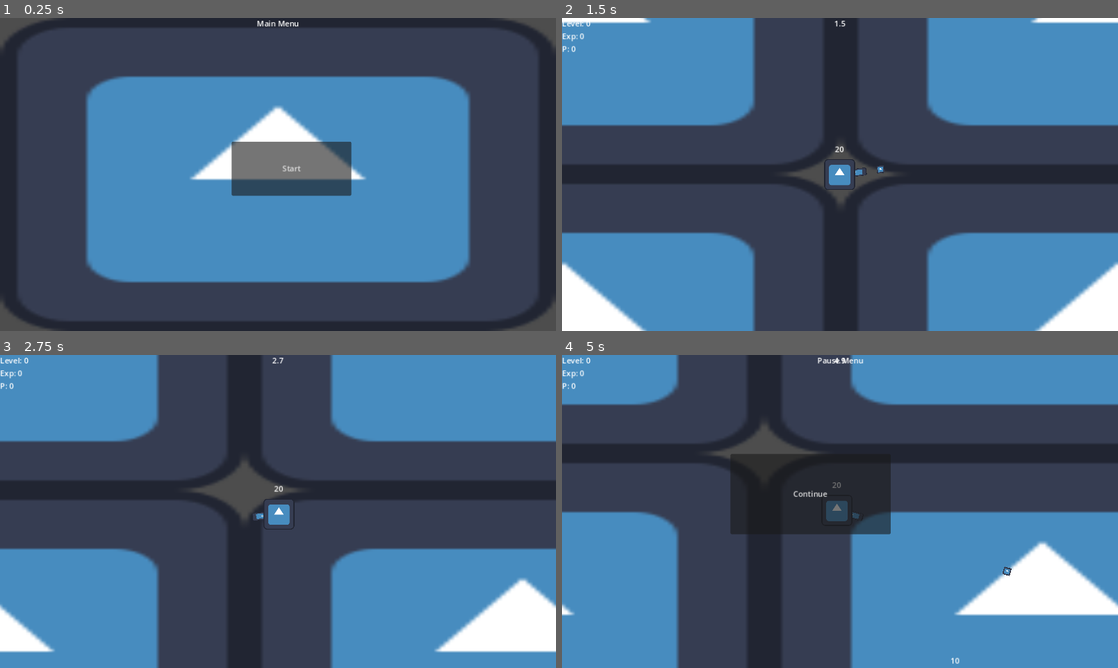
Above: before the commit, frames 1-4 (two rows, left to right).
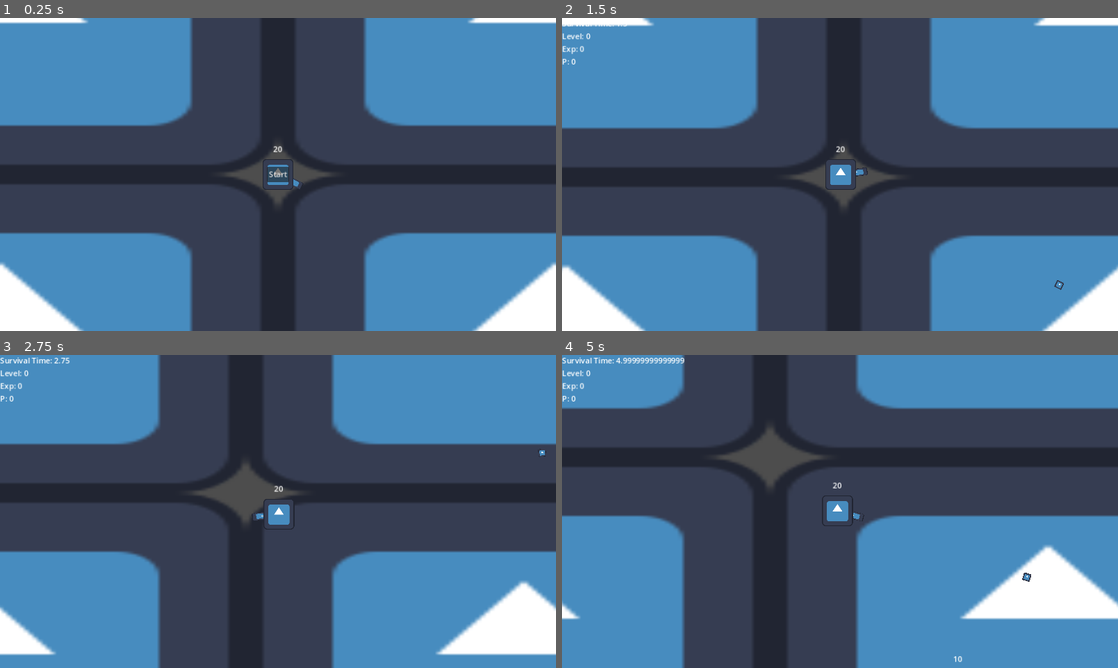
Above: after the commit, the same moments.

Repository: YUK1-0000/vamsavadiepio
Game: Godot game, scene res://World/world.tscn
Two runs of this game, one before a commit and one after it. Both use one fixed random seed, a clock stepped at 60 frames per second and the inputs below. The engine's default icon, where the game draws it, is replaced by a stand-in: a white triangle on a blue panel in a dark square.
Inputs (mouse positions are in pixels of both pictures, inside the frame that each line leads up to):
- Up to frame 1 (0.25 s): no input
- Up to frame 2 (1.5 s): click "Start" at 0.5 s; move the mouse to (962, 158) at 1.27 s; hold D (move_right) from 1.28 s (still down); tap Q (q) at 1.35 s
- Up to frame 3 (2.75 s): move the mouse to (166, 527) at 2.02 s; release D (move_right) at 2.03 s; hold S (move_downward) from 2.03 s (still down); click (166, 527) at 2.1 s; tap Q (q) at 2.3 s
- Up to frame 4 (5 s): move the mouse to (895, 442) at 2.77 s; release S (move_downward) at 2.78 s; hold D (move_right) 2.78-3.53 s; tap Q (q) at 2.85, 3.6, 4.55 s; move the mouse to (812, 574) at 3.52 s; hold W (move_upward) 3.53-4.28 s; move the mouse to (1006, 558) at 4.27 s; press the mouse at (1006, 558) at 4.28 s; hold A (move_left) from 4.28 s (still down); tap Escape (menu) at 4.9 s

The runs differ from the first frame. In frame 1, 74% of the frame differs, in the area x 0-100%, y 0-100%; in frame 2, 5.2%; in frame 3, 4.9%; in frame 4, 13%.

Commit message:
いろいろ変えた

Diff:
--- a/Character.gd
+++ b/Character.gd
@@ -15,6 +15,9 @@
 @export var damage: int
 @export var knockback: int
 @export var penetration: float = INF
+@export var multi_shot: float = 1
+@export var crit_rate: float
+@export var crit_dmg: float = 1
 
 @onready var hp := hp_max
 
@@ -29,13 +32,15 @@
 				velocity = velocity.move_toward(direction * speed, friction * delta)
 
 func bump_into(character: Character) -> void:
-	character.damaged(damage)
+	character.take_damage(
+		damage + int(randf() <= crit_rate) * (crit_dmg - 1) * damage
+	)
 	character.knockedback(velocity.normalized() * knockback)
 	if not penetration:
 		die()
 	penetration -= 1
 
-func damaged(damage: float) -> void:
+func take_damage(damage: float) -> void:
 	hp = max(0, hp - damage)
 
 func knockedback(knockback: Vector2) -> void:
--- a/Game/Game.gd
+++ b/Game/Game.gd
@@ -1,45 +1,41 @@
 extends Node
 
+signal game_start
+signal game_over
+
 @onready var world: Node2D = get_tree().root.get_node("World")
-@onready var main_menu: CanvasLayer = world.get_node("MainMenu")
-@onready var pause_menu: CanvasLayer = world.get_node("PauseMenu")
-@onready var result_menu: CanvasLayer = world.get_node("ResultMenu")
+@onready var player: Player = world.get_node("Player")
 @onready var enemies: Node2D = world.get_node("Enemies")
 @onready var bullets: Node2D = world.get_node("Bullets")
 @onready var spawn_timer: Timer = world.get_node("SpawnTimer")
 
-var player: Player
 var spawn_distance := 800
 var spawn_rate := 1
 var survival_time: float
 
-const PLAYER_SCENE := preload("res://Player/player.tscn")
 const ENEMY_SCENE := preload("res://Enemy/enemy.tscn")
 
 func _ready() -> void:
+	game_start.connect(start)
+	game_over.connect(over)
 	spawn_timer.timeout.connect(spawn_enemy)
 
 func _process(delta: float) -> void:
-	if Input.is_action_just_pressed("menu"):
-		pause_menu.show()
-		world.paused = true
 	survival_time += delta
 
 func start() -> void:
-	player = PLAYER_SCENE.instantiate()
-	world.add_child(player)
 	spawn_timer.start()
 
 func over() -> void:
 	spawn_timer.stop()
 	for enemy in enemies.get_children():
 		enemy.queue_free()
-	result_menu.show()
-
-func _on_spawn_timer_timeout() -> void:
-	spawn_enemy()
+	#result_menu.show()
 
 func spawn_enemy() -> void:
 	var enemy: Enemy = ENEMY_SCENE.instantiate()
 	enemy.global_position = player.global_position + Vector2.RIGHT.rotated(randf_range(0, TAU)) * spawn_distance
 	enemies.add_child(enemy)
+
+func _on_spawn_timer_timeout() -> void:
+	spawn_enemy()
--- a/Menu/hud.gd
+++ /dev/null
@@ -1,9 +0,0 @@
-extends CanvasLayer
-
-func _process(_delta: float) -> void:
-	$SurvivalTimeLabel.text = str(round(Game.survival_time * 10) / 10)
-	$Label.text = str(
-		"Level: ", Game.player.level,
-		"\nExp: ", Game.player.exp,
-		"\nP: ", Game.player.upgrade_point
-	)
--- a/Menu/hud.tscn
+++ /dev/null
@@ -1,23 +0,0 @@
-[gd_scene load_steps=2 format=3 uid="uid://b6xoo4pem6rgy"]
-
-[ext_resource type="Script" path="res://Menu/hud.gd" id="1_sjxj2"]
-
-[node name="HUD" type="CanvasLayer"]
-script = ExtResource("1_sjxj2")
-
-[node name="Label" type="Label" parent="."]
-offset_right = 64.0
-offset_bottom = 24.0
-text = "Exp"
-
-[node name="SurvivalTimeLabel" type="Label" parent="."]
-anchors_preset = 5
-anchor_left = 0.5
-anchor_right = 0.5
-offset_left = -20.0
-offset_right = 20.0
-offset_bottom = 23.0
-grow_horizontal = 2
-text = "Survival Time"
-horizontal_alignment = 1
-vertical_alignment = 1
--- a/Menu/main_menu.gd
+++ /dev/null
@@ -1,5 +0,0 @@
-extends CanvasLayer
-
-func _on_start_button_pressed() -> void:
-	hide()
-	Game.start()
--- a/Menu/main_menu.tscn
+++ /dev/null
@@ -1,27 +0,0 @@
-[gd_scene load_steps=2 format=3 uid="uid://dixgy203ehtbw"]
-
-[ext_resource type="Script" path="res://Menu/main_menu.gd" id="1_pofth"]
-
-[node name="MainMenu" type="CanvasLayer"]
-process_mode = 3
-script = ExtResource("1_pofth")
-
-[node name="Label" type="Label" parent="."]
-anchors_preset = 5
-anchor_left = 0.5
-anchor_right = 0.5
-offset_left = -20.0
-offset_right = 20.0
-offset_bottom = 23.0
-grow_horizontal = 2
-text = "Main Menu"
-horizontal_alignment = 1
-
-[node name="StartButton" type="Button" parent="."]
-offset_left = 480.0
-offset_top = 256.0
-offset_right = 728.0
-offset_bottom = 368.0
-text = "Start"
-
-[connection signal="pressed" from="StartButton" to="." method="_on_start_button_pressed"]
--- a/Menu/pause_menu.gd
+++ /dev/null
@@ -1,5 +0,0 @@
-extends CanvasLayer
-
-func _on_continue_button_pressed() -> void:
-	hide()
-	get_tree().paused = false
--- a/Menu/pause_menu.tscn
+++ /dev/null
@@ -1,27 +0,0 @@
-[gd_scene load_steps=2 format=3 uid="uid://qjp2ahkp7y2r"]
-
-[ext_resource type="Script" path="res://Menu/pause_menu.gd" id="1_opfls"]
-
-[node name="PauseMenu" type="CanvasLayer"]
-process_mode = 3
-script = ExtResource("1_opfls")
-
-[node name="Label" type="Label" parent="."]
-anchors_preset = 5
-anchor_left = 0.5
-anchor_right = 0.5
-offset_left = -20.0
-offset_right = 20.0
-offset_bottom = 23.0
-grow_horizontal = 2
-text = "Pause Menu"
-horizontal_alignment = 1
-
-[node name="ContinueButton" type="Button" parent="."]
-offset_left = 349.0
-offset_top = 205.0
-offset_right = 681.0
-offset_bottom = 371.0
-text = "Continue"
-
-[connection signal="pressed" from="ContinueButton" to="." method="_on_continue_button_pressed"]
--- a/Menu/result_menu.gd
+++ /dev/null
@@ -1,5 +0,0 @@
-extends CanvasLayer
-
-func _on_continue_button_pressed() -> void:
-	hide()
-	Game.main_menu.show()
--- a/Menu/result_menu.tscn
+++ /dev/null
@@ -1,29 +0,0 @@
-[gd_scene load_steps=2 format=3 uid="uid://gv0glr51dtvj"]
-
-[ext_resource type="Script" path="res://Menu/result_menu.gd" id="1_ddrwn"]
-
-[node name="ResultMenu" type="CanvasLayer"]
-process_mode = 3
-script = ExtResource("1_ddrwn")
-
-[node name="Label" type="Label" parent="."]
-anchors_preset = 5
-anchor_left = 0.5
-anchor_right = 0.5
-offset_left = -48.5
-offset_right = 48.5
-offset_bottom = 23.0
-grow_horizontal = 2
-size_flags_horizontal = 4
-size_flags_vertical = 0
-text = "Result Menu"
-horizontal_alignment = 1
-
-[node name="ContinueButton" type="Button" parent="."]
-offset_left = 337.0
-offset_top = 225.0
-offset_right = 841.0
-offset_bottom = 467.0
-text = "Continue"
-
-[connection signal="pressed" from="ContinueButton" to="." method="_on_continue_button_pressed"]
--- a/Player/player.gd
+++ b/Player/player.gd
@@ -4,15 +4,14 @@
 
 @onready var gun: Node2D = $Gun
 @onready var interval_timer: Timer = $Gun/IntervalTimer
+@onready var hud: CanvasLayer = $Camera2D/HUD
+@onready var camera: Camera2D = $Camera2D
 
 var auto_fire := false
 var required_exp: int = 100
 var upgrade_point: int
 
 func _physics_process(delta: float) -> void:
-	if Input.is_action_just_pressed("menu"):
-		pause()
-
 	if Input.is_action_just_pressed("q"):
 		auto_fire = not auto_fire
 
@@ -34,8 +33,4 @@
 
 	if not hp:
 		die()
-		Game.over()
-
-func pause() -> void:
-	Game.pause_menu.show()
-	get_tree().paused = true
+		Game.game_over.emit()
--- a/Player/player.tscn
+++ b/Player/player.tscn
@@ -1,11 +1,10 @@
-[gd_scene load_steps=9 format=3 uid="uid://c1cqao3ghyftq"]
+[gd_scene load_steps=8 format=3 uid="uid://c1cqao3ghyftq"]
 
 [ext_resource type="Script" path="res://Player/player.gd" id="1_15nah"]
 [ext_resource type="Texture2D" uid="uid://cmbksv1enqmud" path="res://icon.svg" id="1_idbvv"]
 [ext_resource type="PackedScene" uid="uid://c4qmkdijgakj8" path="res://Bullet/bullet.tscn" id="2_b522p"]
 [ext_resource type="PackedScene" uid="uid://cfsiom3bmd31n" path="res://Gun/gun.tscn" id="3_ya438"]
 [ext_resource type="PackedScene" uid="uid://dcla7jfwu2ge3" path="res://hurt_box.tscn" id="5_1d6ur"]
-[ext_resource type="PackedScene" uid="uid://b0n2n4ssr43ho" path="res://camera.tscn" id="6_w53rh"]
 
 [sub_resource type="CircleShape2D" id="CircleShape2D_tq6hi"]
 radius = 24.0
@@ -51,6 +50,8 @@
 [node name="CollisionShape2D" parent="HurtBox" index="0"]
 shape = SubResource("CircleShape2D_bxk7b")
 
-[node name="Camera" parent="." instance=ExtResource("6_w53rh")]
+[node name="Camera2D" type="Camera2D" parent="."]
+position_smoothing_enabled = true
+position_smoothing_speed = 16.0
 
 [editable path="HurtBox"]
--- /dev/null
+++ b/UI/ui.gd
@@ -0,0 +1,20 @@
+extends CanvasLayer
+
+@onready var hud: Control = $HUD
+@onready var main_menu: Control = $MainMenu
+
+func _process(_delta: float) -> void:
+	update_hud()
+
+func _on_start_button_pressed() -> void:
+	main_menu.hide()
+	hud.show()
+	Game.game_start.emit()
+
+func update_hud() -> void:
+	hud.get_node("Label").text = str(
+		"Survival Time: ", Game.survival_time,
+		"\nLevel: ", Game.player.level,
+		"\nExp: ", Game.player.exp,
+		"\nP: ", Game.player.upgrade_point
+	)
--- /dev/null
+++ b/UI/ui.tscn
@@ -0,0 +1,46 @@
+[gd_scene load_steps=2 format=3 uid="uid://bvr4wiuajxo5r"]
+
+[ext_resource type="Script" path="res://UI/ui.gd" id="1_trhuw"]
+
+[node name="UI" type="CanvasLayer"]
+script = ExtResource("1_trhuw")
+
+[node name="HUD" type="Control" parent="."]
+visible = false
+layout_mode = 3
+anchors_preset = 15
+anchor_right = 1.0
+anchor_bottom = 1.0
+grow_horizontal = 2
+grow_vertical = 2
+
+[node name="Label" type="Label" parent="HUD"]
+layout_mode = 1
+offset_right = 64.0
+offset_bottom = 24.0
+text = "Exp"
+
+[node name="MainMenu" type="Control" parent="."]
+layout_mode = 3
+anchors_preset = 15
+anchor_right = 1.0
+anchor_bottom = 1.0
+grow_horizontal = 2
+grow_vertical = 2
+
+[node name="StartButton" type="Button" parent="MainMenu"]
+layout_mode = 1
+anchors_preset = 8
+anchor_left = 0.5
+anchor_top = 0.5
+anchor_right = 0.5
+anchor_bottom = 0.5
+offset_left = -23.0
+offset_top = -15.5
+offset_right = 23.0
+offset_bottom = 15.5
+grow_horizontal = 2
+grow_vertical = 2
+text = "Start"
+
+[connection signal="pressed" from="MainMenu/StartButton" to="." method="_on_start_button_pressed"]
--- a/World/world.tscn
+++ b/World/world.tscn
@@ -1,13 +1,16 @@
-[gd_scene load_steps=5 format=3 uid="uid://dxg2y4uovcik8"]
+[gd_scene load_steps=4 format=3 uid="uid://dxg2y4uovcik8"]
 
 [ext_resource type="Texture2D" uid="uid://cmbksv1enqmud" path="res://icon.svg" id="1_wkwmc"]
-[ext_resource type="PackedScene" uid="uid://dixgy203ehtbw" path="res://Menu/main_menu.tscn" id="2_xsk0x"]
-[ext_resource type="PackedScene" uid="uid://qjp2ahkp7y2r" path="res://Menu/pause_menu.tscn" id="3_dmt6h"]
-[ext_resource type="PackedScene" uid="uid://gv0glr51dtvj" path="res://Menu/result_menu.tscn" id="4_aponv"]
+[ext_resource type="PackedScene" uid="uid://bvr4wiuajxo5r" path="res://UI/ui.tscn" id="3_27rxw"]
+[ext_resource type="PackedScene" uid="uid://c1cqao3ghyftq" path="res://Player/player.tscn" id="6_3hx2s"]
 
 [node name="World" type="Node2D"]
 
-[node name="SpawnTimer" type="Timer" parent="."]
+[node name="Player" parent="." instance=ExtResource("6_3hx2s")]
+
+[node name="Enemies" type="Node2D" parent="."]
+
+[node name="Bullets" type="Node2D" parent="."]
 
 [node name="ParallaxBackground" type="ParallaxBackground" parent="."]
 
@@ -19,14 +22,6 @@
 scale = Vector2(9, 5.0625)
 texture = ExtResource("1_wkwmc")
 
-[node name="MainMenu" parent="." instance=ExtResource("2_xsk0x")]
+[node name="SpawnTimer" type="Timer" parent="."]
 
-[node name="PauseMenu" parent="." instance=ExtResource("3_dmt6h")]
-visible = false
-
-[node name="ResultMenu" parent="." instance=ExtResource("4_aponv")]
-visible = false
-
-[node name="Enemies" type="Node2D" parent="."]
-
-[node name="Bullets" type="Node2D" parent="."]
+[node name="UI" parent="." instance=ExtResource("3_27rxw")]
--- a/camera.tscn
+++ /dev/null
@@ -1,15 +0,0 @@
-[gd_scene load_steps=2 format=3 uid="uid://b0n2n4ssr43ho"]
-
-[ext_resource type="PackedScene" uid="uid://b6xoo4pem6rgy" path="res://Menu/hud.tscn" id="1_jy6yy"]
-
-[node name="Camera" type="Camera2D"]
-position_smoothing_enabled = true
-position_smoothing_speed = 16.0
-
-[node name="HUD" parent="." instance=ExtResource("1_jy6yy")]
-
-[node name="SurvivalTimeLabel" parent="HUD" index="1"]
-offset_left = -52.0
-offset_right = 52.0
-
-[editable path="HUD"]
--- a/project.godot
+++ b/project.godot
@@ -60,6 +60,11 @@
 "events": [Object(InputEventKey,"resource_local_to_scene":false,"resource_name":"","device":-1,"window_id":0,"alt_press …(182 unchanged characters)…
 ]
 }
+upgrade={
+"deadzone": 0.5,
+"events": [Object(InputEventKey,"resource_local_to_scene":false,"resource_name":"","device":-1,"window_id":0,"alt_pressed":false,"shift_pressed":false,"ctrl_pressed":false,"meta_pressed":false,"pressed":false,"keycode":0,"physical_keycode":69,"key_label":0,"unicode":101,"echo":false,"script":null)
+]
+}
 
 [layer_names]
 
